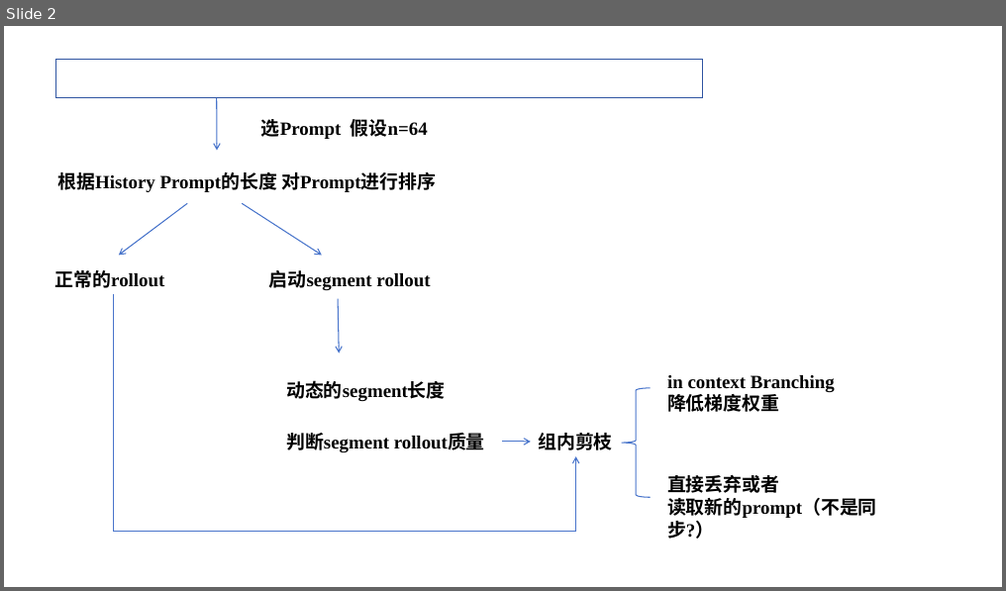
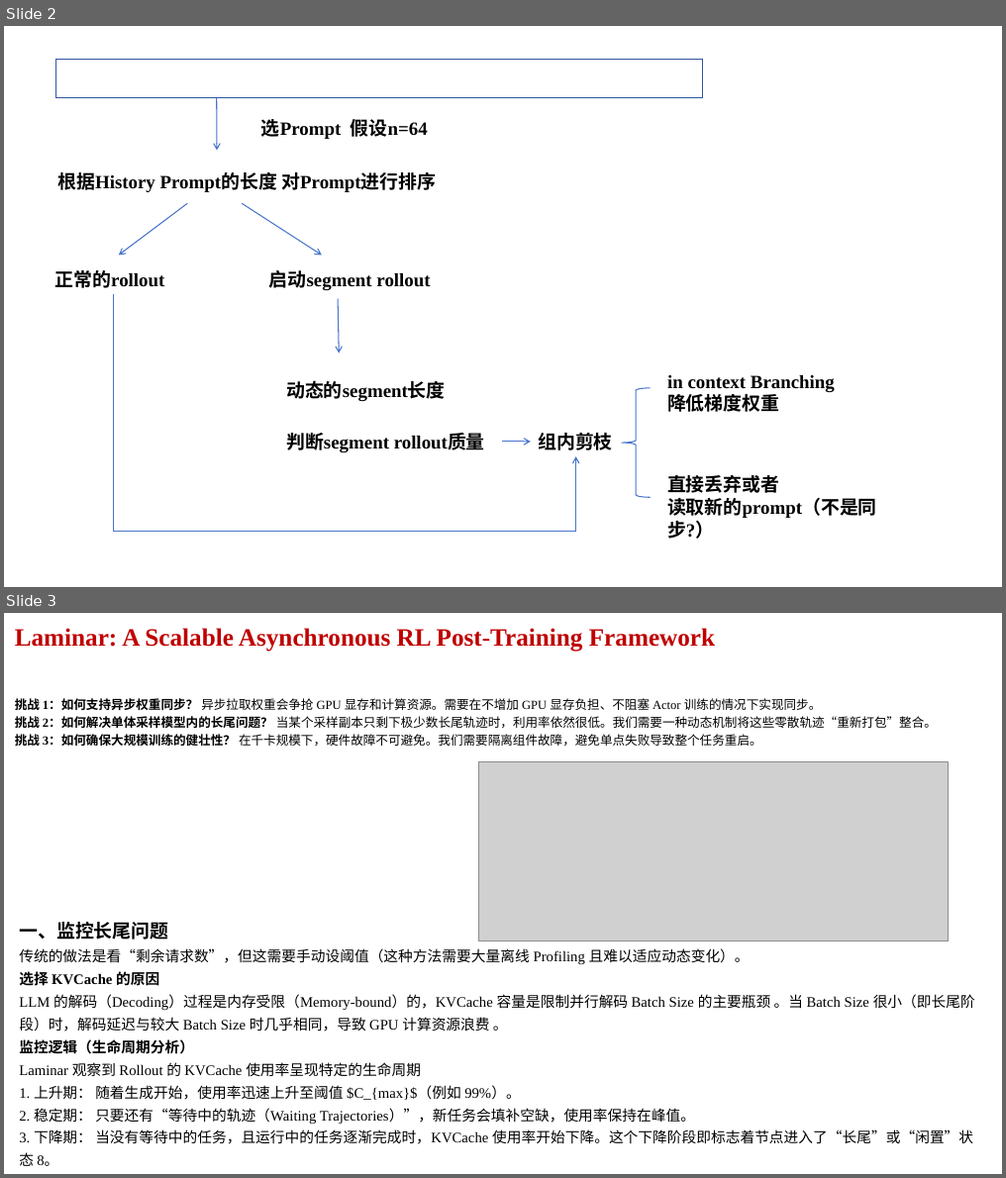
Before and after one commit to Watsontao/mindrlhf, a slide deck: 方案.pptx. Shown one above the other, each under a label of ours: slide 2 before the commit, slides 2 and 3 after it. The pictures are 1006x591 and 1006x1178 pixels, drawn with LibreOffice and Linux fonts; fonts in the diff are those of the drawing; grey boxes stand for pictures. Boxes give left, top, right and bottom in pixels: in the first picture for what was removed or moved away, otherwise in the second. Text is boxed around its words. In the diff, an @@ line names an element or a change of style, - is before the commit and + after.

```diff
--- a/方案.pptx
+++ b/方案.pptx
@@ slide 3 added at (4, 613, 1002, 1174), background #FFFFFF @@
@@ text added at (15, 628, 715, 652), 24 pt, text #C00000, bold @@
+Laminar: A Scalable Asynchronous RL Post-Training Framework
@@ text added at (15, 696, 937, 749), 12 pt, text #000000 @@
+挑战 1：如何支持异步权重同步？ 异步拉取权重会争抢 GPU 显存和计算资源。需要在不增加 GPU 显存负担、不阻塞 Actor 训练的情况下实现同步。
+挑战 2：如何解决单体采样模型内的长尾问题？ 当某个采样副本只剩下极少数长尾轨迹时，利用率依然很低。我们需要一种动态机制将这些零散轨迹“重新打包”整合。
+挑战 3：如何确保大规模训练的健壮性？ 在千卡规模下，硬件故障不可避免。我们需要隔离组件故障，避免单点失败导致整个任务重启。
@@ picture added at (478, 762, 948, 942) @@
@@ text added at (19, 922, 975, 1166), 14 pt, text #000000 @@
+一、监控长尾问题
+传统的做法是看“剩余请求数”，但这需要手动设阈值（这种方法需要大量离线 Profiling 且难以适应动态变化）。
+选择 KVCache 的原因
+LLM 的解码（Decoding）过程是内存受限（Memory-bound）的，KVCache 容量是限制并行解码 Batch Size 的主要瓶颈 。当 Batch Size 很小（即长尾阶段）时，解码延迟与较大 Batch Size 时几乎相同，导致 GPU 计算资源浪费 。
+监控逻辑（生命周期分析）
+Laminar 观察到 Rollout 的 KVCache 使用率呈现特定的生命周期
+1. 上升期： 随着生成开始，使用率迅速上升至阈值 $C_{max}$（例如 99%）。
+2. 稳定期： 只要还有“等待中的轨迹（Waiting Trajectories）”，新任务会填补空缺，使用率保持在峰值。
+3. 下降期： 当没有等待中的任务，且运行中的任务逐渐完成时，KVCache 使用率开始下降。这个下降阶段即标志着节点进入了“长尾”或“闲置”状态 8。
```
Also in this commit, not shown: 11 other slides added, 1 other file.
